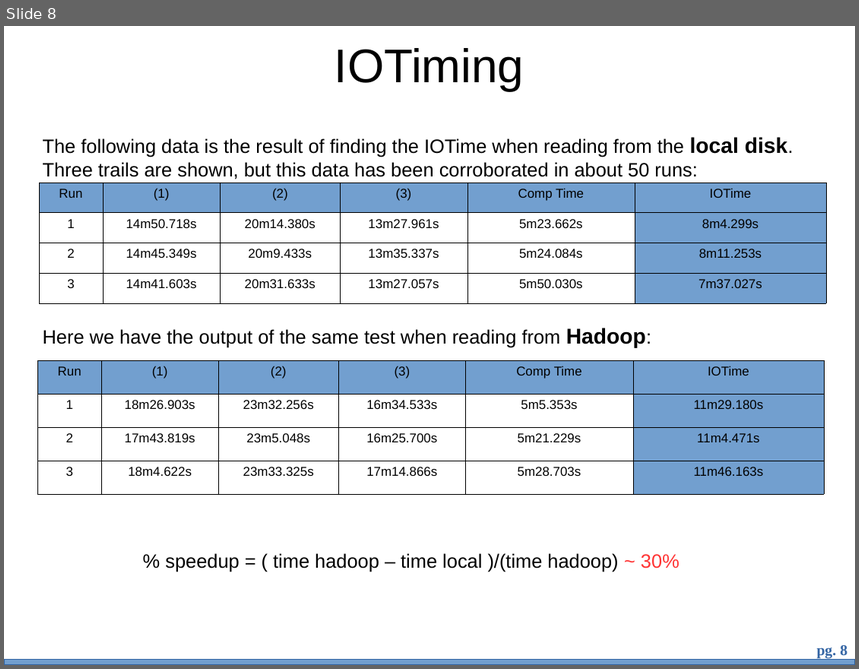
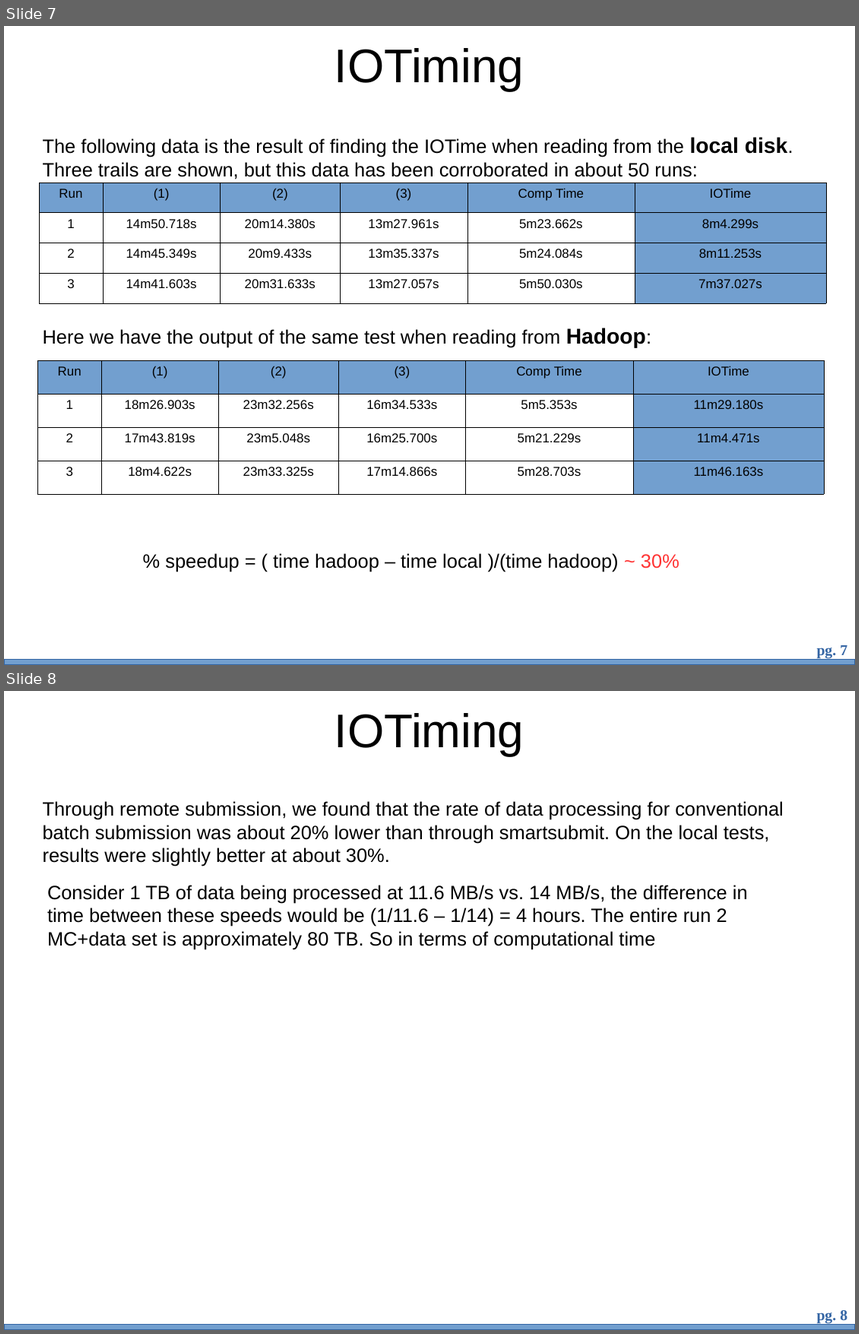
Before and after one commit to bth5032/smartsubmit, a slide deck: Presentations/benchmarking/bench.odp. Shown one above the other, each under a label of ours: slide 8 before the commit, slides 7 and 8 after it. The pictures are 859x669 and 859x1334 pixels, drawn with LibreOffice and Linux fonts; fonts in the diff are those of the drawing; background and template pictures are left out. Boxes give left, top, right and bottom in pixels: in the first picture for what was removed or moved away, otherwise in the second. Text is boxed around its words. In the diff, an @@ line names an element or a change of style, - is before the commit and + after.

```diff
--- a/Presentations/benchmarking/bench.odp
+++ b/Presentations/benchmarking/bench.odp
@@ slide 8 added at (x1=4, y1=691, x2=855, y2=1330), background #FFFFFF; not listed: 2 template elements that a slide beside it also shows @@
@@ title added at (x1=335, y1=713, x2=525, y2=756), 44 pt, text #000000 @@
+IOTiming
@@ text added at (x1=43, y1=801, x2=784, y2=867), 18 pt, text #000000 @@
+Through remote submission, we found that the rate of data processing for conventional batch submission was about 20% lower than through smartsubmit. On the local tests, results were slightly better at about 30%.
@@ text added at (x1=47, y1=885, x2=748, y2=949), 18 pt, text #000000 @@
+Consider 1 TB of data being processed at 11.6 MB/s vs. 14 MB/s, the difference in time between these speeds would be (1/11.6 – 1/14) = 4 hours. The entire run 2 MC+data set is approximately 80 TB. So in terms of computational time
@@ what was slide 8 is now slide 7 @@
@@ page number at (x1=817, y1=645, x2=848, y2=658): text changed @@
-pg. 8
+pg. 7
```
Also in this commit, not shown: 2 slides changed, 1 other slide added, 1 slide removed, 3 other files.
